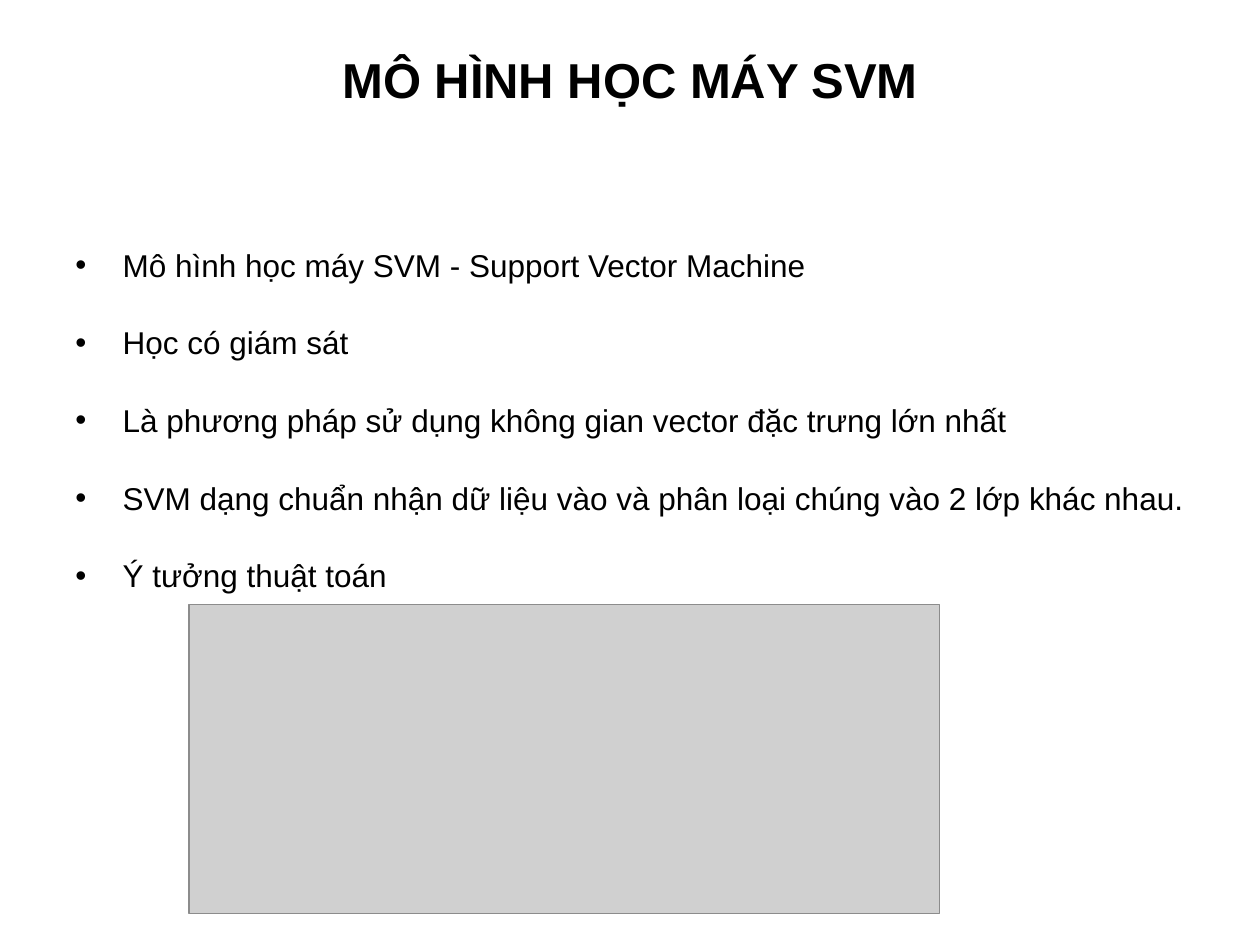
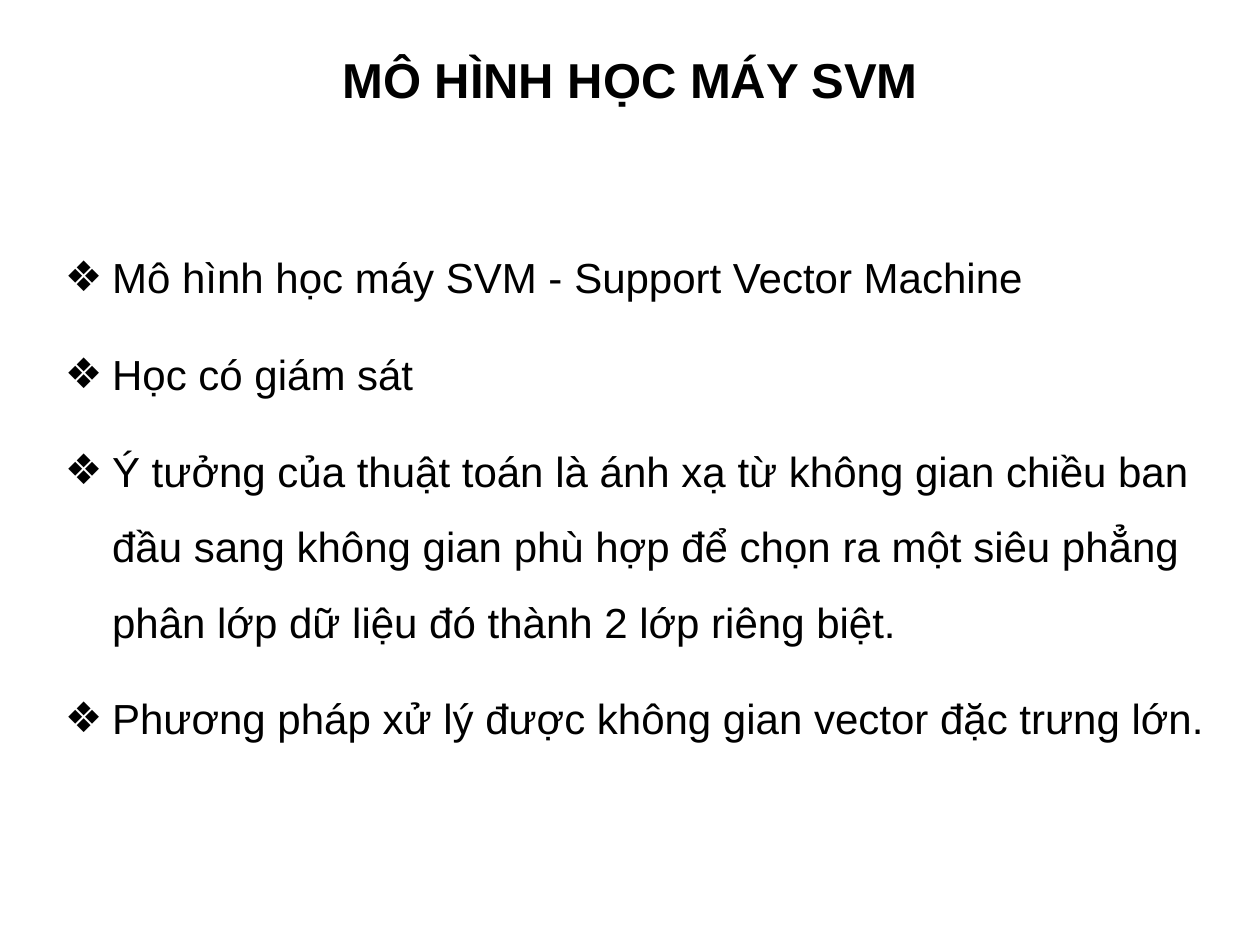
Before and after one commit to truonghaibg/thesis, a slide deck: slide 8 of tchai/Slide_LuanVan_TruongCongHai.ppt. Drawn at 1260x945 pixels with LibreOffice and Linux fonts; fonts in the diff are those of the drawing; grey boxes stand for pictures; background and template pictures are left out. Boxes give left, top, right and bottom in pixels: in the first picture for what was removed or moved away, otherwise in the second. Text is boxed around its words. In the diff, an @@ line names an element or a change of style, - is before the commit and + after.

Commit message:
update

```diff
--- a/tchai/Slide_LuanVan_TruongCongHai.ppt
+++ b/tchai/Slide_LuanVan_TruongCongHai.ppt
@@ text "Mô hình học máy SVM ..." moved from (x1=123, y1=253, x2=1183, y2=593) to (x1=112, y1=262, x2=1204, y2=743) @@
@@ text at (x1=112, y1=262, x2=1023, y2=398): size 18 to 24 pt in "Mô hình học máy SVM - Support ...", "Học có giám sát"; bullet • to ❖ @@
@@ text at (x1=112, y1=453, x2=1204, y2=743): text changed; size 18 to 24 pt @@
-• Là phương pháp sử dụng không gian vector đặc trưng lớn nhất
-• SVM dạng chuẩn nhận dữ liệu vào và phân loại chúng vào 2 lớp khác nhau.
-• Ý tưởng thuật toán
+❖ Ý tưởng của thuật toán là ánh xạ từ không gian chiều ban đầu sang không gian phù hợp để chọn ra một siêu phẳng phân lớp dữ liệu đó thành 2 lớp riêng biệt.
+❖ Phương pháp xử lý được không gian vector đặc trưng lớn.
@@ picture removed at (x1=189, y1=605, x2=939, y2=914) @@
```
Also in this commit, not shown: 13 other slides changed, 1 slide added, 1 slide removed.
